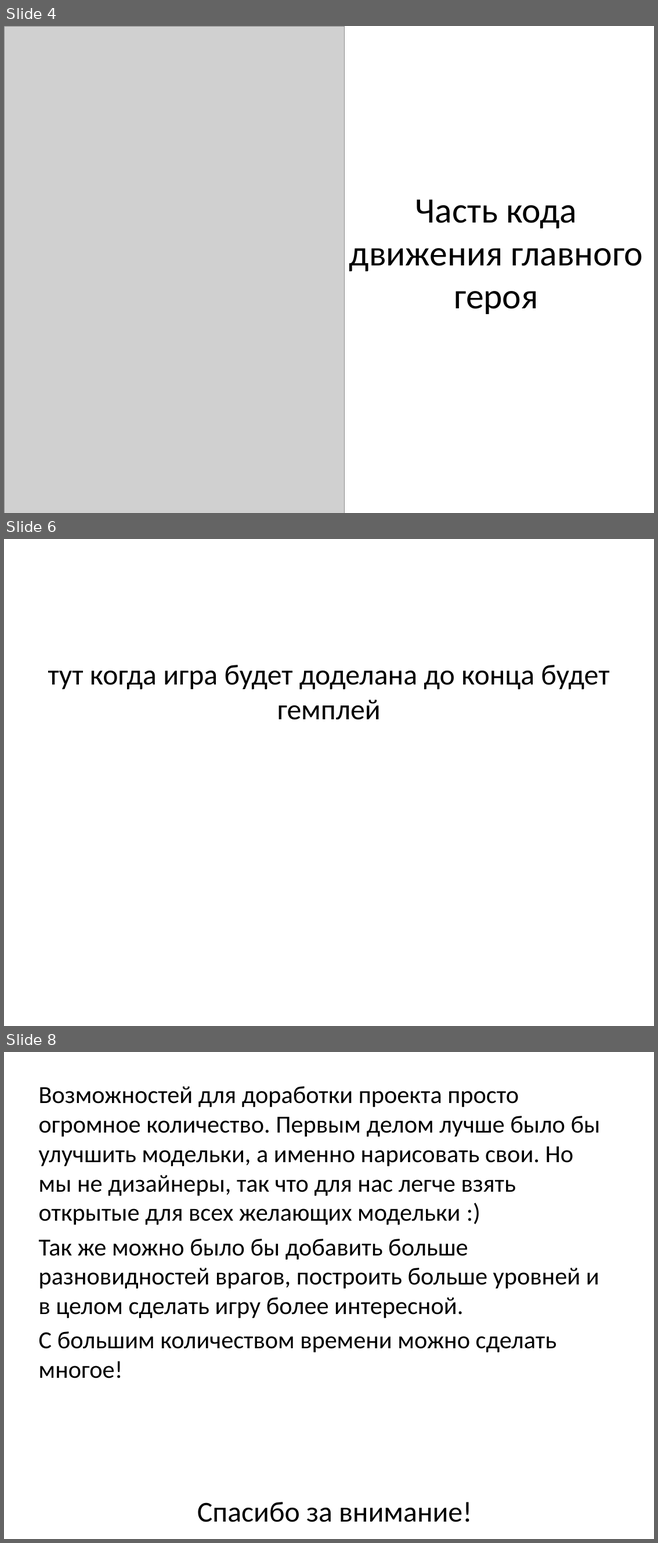
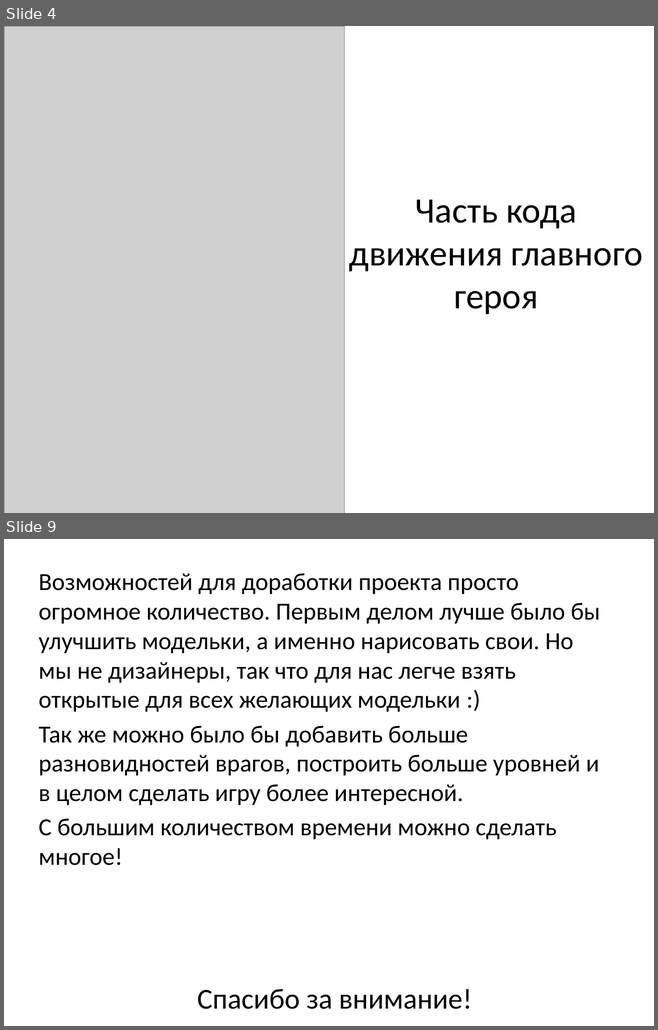
Before and after one commit to gareev-bulat/Pygame-project, a slide deck: Платформер.pptx. Shown one above the other, each under a label of ours: slides 4, 6 and 8 before the commit, slides 4 and 9 after it; the slides between them are not shown. The pictures are 658x1543 and 658x1030 pixels, drawn with LibreOffice and Linux fonts; fonts in the diff are those of the drawing; grey boxes stand for pictures. Boxes give left, top, right and bottom in pixels: in the first picture for what was removed or moved away, otherwise in the second. Text is boxed around its words. In the diff, an @@ line names an element or a change of style, - is before the commit and + after.

```diff
--- a/Платформер.pptx
+++ b/Платформер.pptx
@@ slide 6 removed at (4,539,654,1026), background #FFFFFF @@
@@ text removed at (48,665,609,720) @@
-тут когда игра будет доделана до конца будет гемплей
@@ what was slide 8 is now slide 9 @@
```
Also in this commit, not shown: 1 slide changed, 3 slides added, 1 other slide removed, 7 other files.
